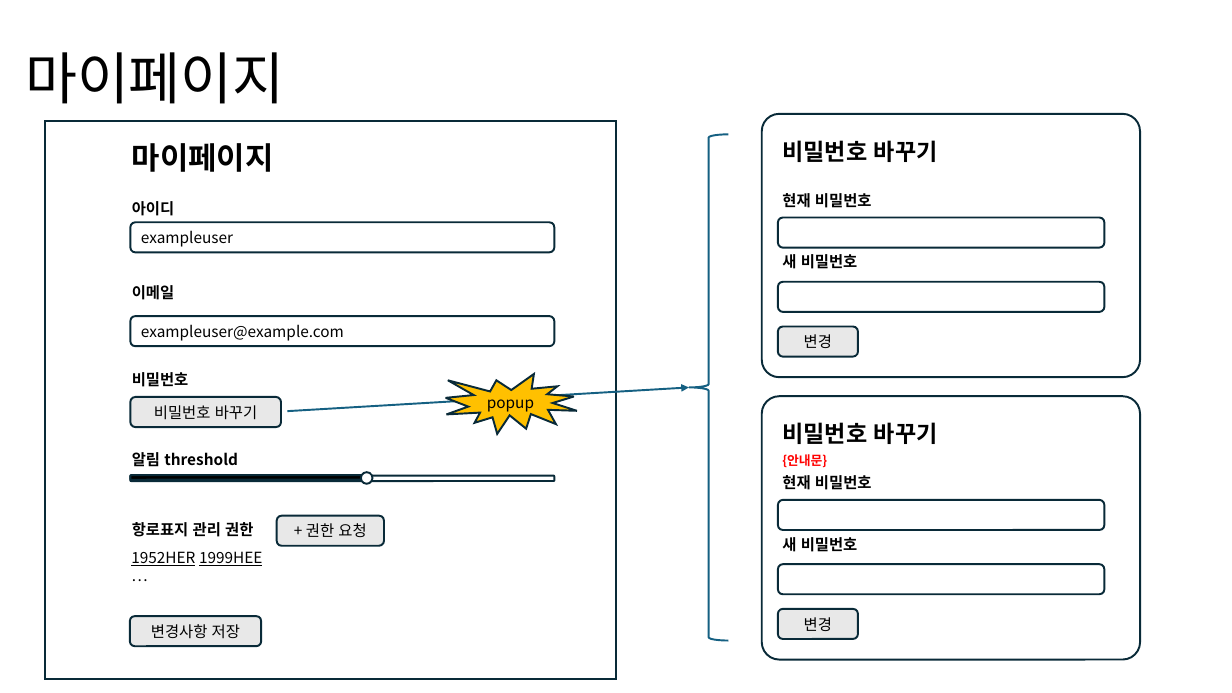
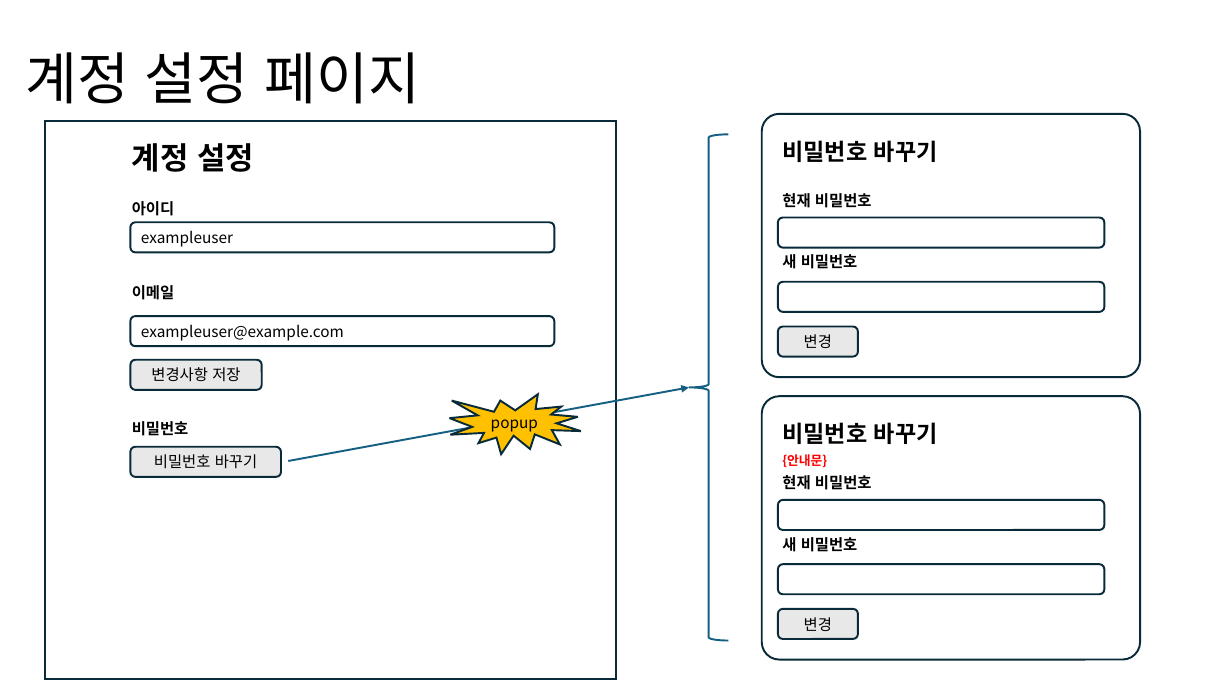
Before and after one commit to positiveWand/project-trip-sns, a slide deck: slide 10 of document/UI 설계서(draft).pptx (slide 9 before the commit). Drawn at 1232x693 pixels with LibreOffice and Linux fonts; fonts in the diff are those of the drawing. Boxes give left, top, right and bottom in pixels: in the first picture for what was removed or moved away, otherwise in the second. Text is boxed around its words. In the diff, an @@ line names an element or a change of style, - is before the commit and + after.

Commit message:
feat/frontend: 항로표지 프로젝트 -> 관광지 SNS 프로젝트 전환

```diff
--- a/document/UI 설계서(draft).pptx
+++ b/document/UI 설계서(draft).pptx
@@ title at (25,52,420,104): text changed @@
-마이페이지
+계정 설정 페이지
@@ text at (132,143,254,172): text changed @@
-마이페이지
+계정 설정
@@ rounded rectangle "변경사항 저장": place and size @@
-rounded rectangle "변경사항 저장" at (130,616,262,647)
+rounded rectangle "변경사항 저장" at (130,360,262,390)
@@ arrow moved from (287, 411) - (689, 387) to (288, 461) - (689, 387) @@
@@ text "비밀번호": place and size @@
-text "비밀번호" at (132,372,189,387)
+text "비밀번호" at (132,421,189,436)
@@ irregular seal "popup": place and size @@
-irregular seal "popup" at (445,374,577,434)
+irregular seal "popup" at (450,395,581,455)
@@ rounded rectangle "비밀번호 바꾸기": place and size @@
-rounded rectangle "비밀번호 바꾸기" at (130,397,281,428)
+rounded rectangle "비밀번호 바꾸기" at (130,447,281,478)
@@ rounded rectangle removed at (130,476,555,482) @@
@@ rounded rectangle removed at (130,475,367,480) @@
@@ text removed at (132,452,238,466) @@
-알림 threshold
@@ ellipse removed at (361,472,372,483) @@
@@ text removed at (132,522,253,537) @@
-항로표지 관리 권한
@@ rounded rectangle removed at (277,516,384,546) @@
-+ 권한 요청
@@ text removed at (131,551,262,566) @@
-1952HER 1999HEE …
```
Also in this commit, not shown: 7 other slides changed, 8 slides added, 5 slides removed, 13 other files.
